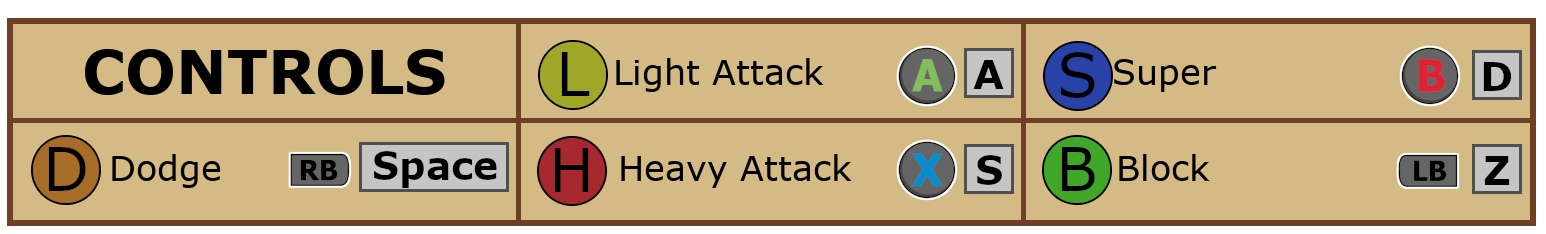
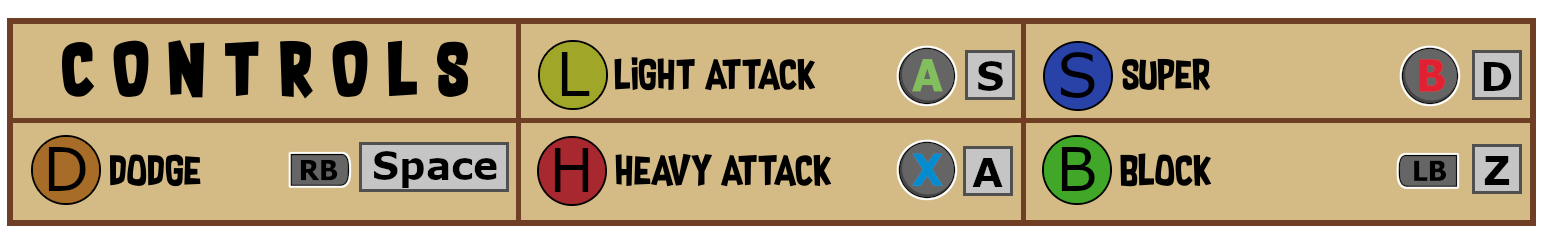
Layer changes from the first 1546 x 234 image to the second:
renamed "CONTROLS" to "C O N T R O L S", painted on it over (62, 40, 468, 99)
painted on "..." over (109, 57, 1217, 188)
painted on "icons2" over (963, 48, 1015, 196)
